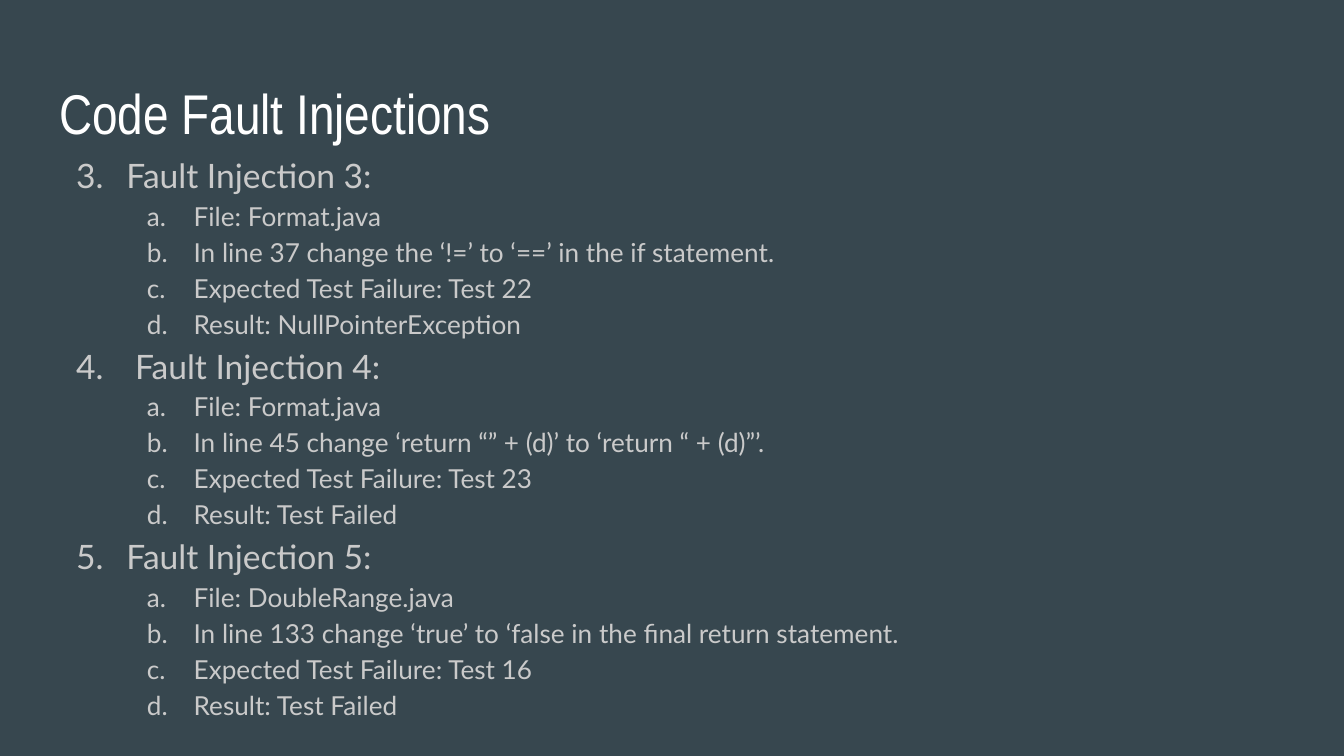
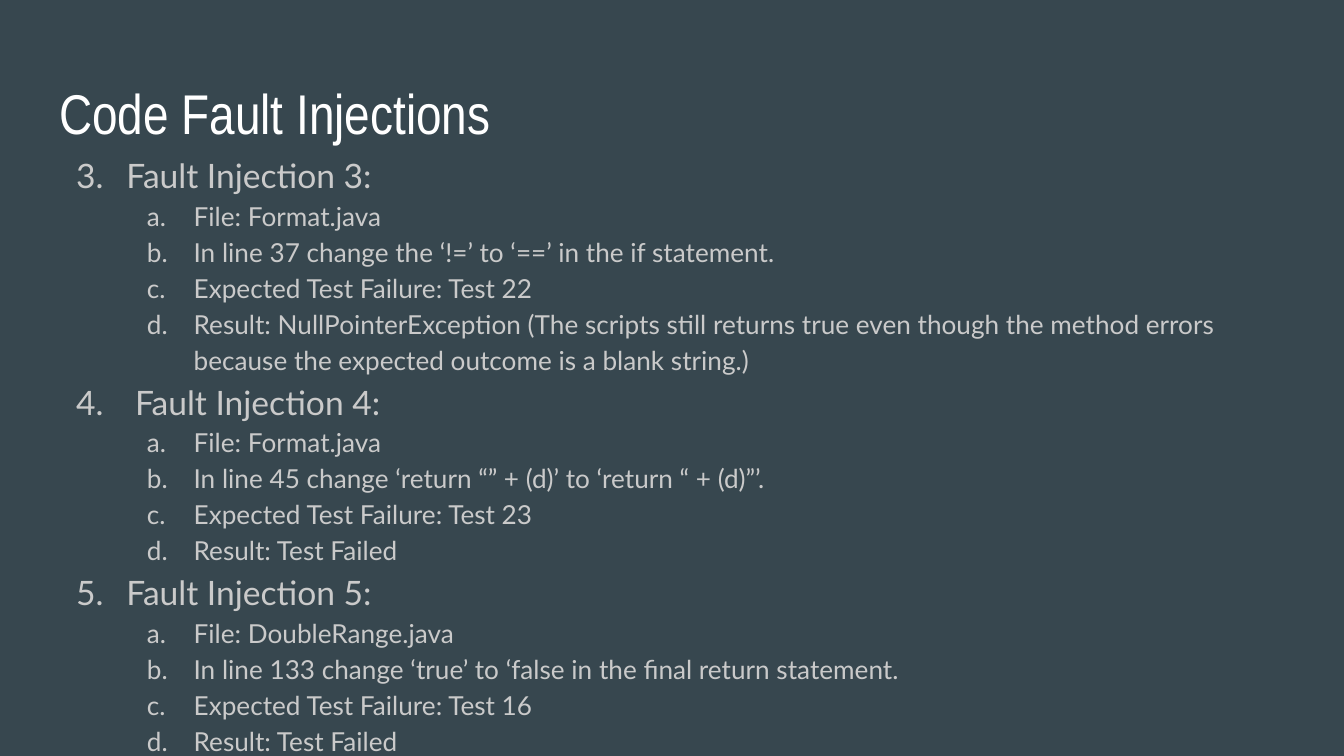
Before and after one commit to csci-362-01-2020/Team-7, a slide deck: slide 11 of team-7_presentation.pptx. Drawn at 1344x756 pixels with LibreOffice and Linux fonts; fonts in the diff are those of the drawing. Boxes give left, top, right and bottom in pixels: in the first picture for what was removed or moved away, otherwise in the second. Text is boxed around its words. In the diff, an @@ line names an element or a change of style, - is before the commit and + after.

Commit message:
Faults made more consistent

```diff
--- a/team-7_presentation.pptx
+++ b/team-7_presentation.pptx
@@ text at <box>194,314,1214,375</box>: text changed @@
-  d. Result: NullPointerException
+  d. Result: NullPointerException (The scripts still returns true even though the method errors because the expected outcome is a blank string.)
```
Also in this commit, not shown: 1 other slide changed.
